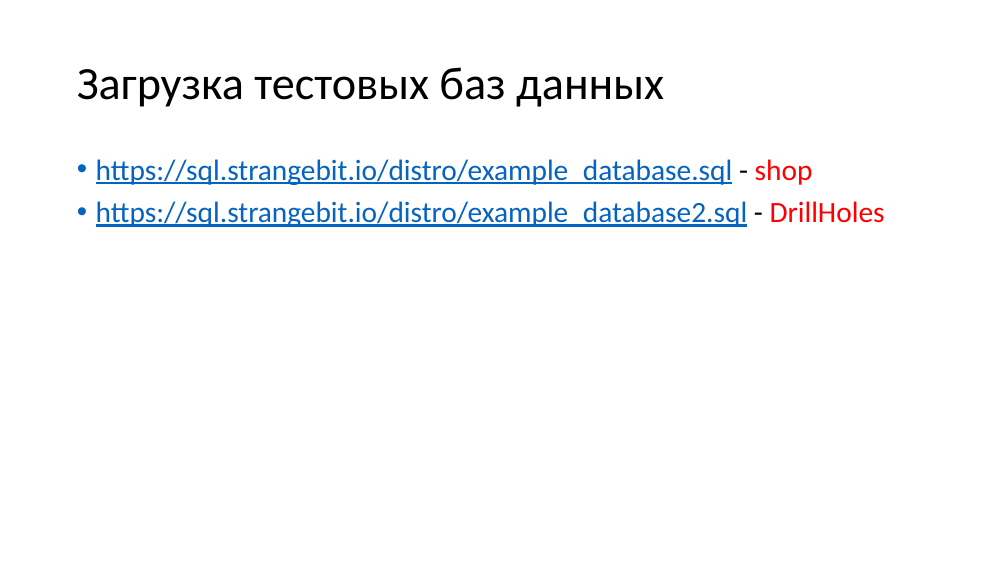
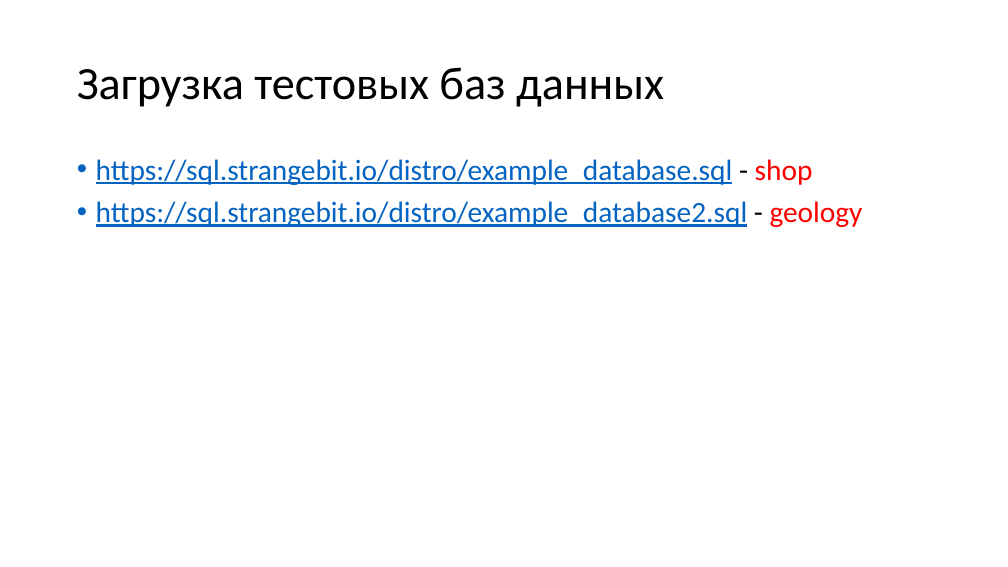
Before and after one commit to dmitriykuptsov/SQL, a slide deck: slide 3 of sql.pptx. Drawn at 1008x567 pixels with LibreOffice and Linux fonts; fonts in the diff are those of the drawing. Boxes give left, top, right and bottom in pixels: in the first picture for what was removed or moved away, otherwise in the second. Text is boxed around its words. In the diff, an @@ line names an element or a change of style, - is before the commit and + after.

```diff
--- a/sql.pptx
+++ b/sql.pptx
@@ text at bbox=[96, 201, 863, 227]: text changed @@
-• https://sql.strangebit.io/distro/example_database2.sql - DrillHoles
+• https://sql.strangebit.io/distro/example_database2.sql - geology
```
Also in this commit, not shown: 7 other slides changed, 1 slide removed.
